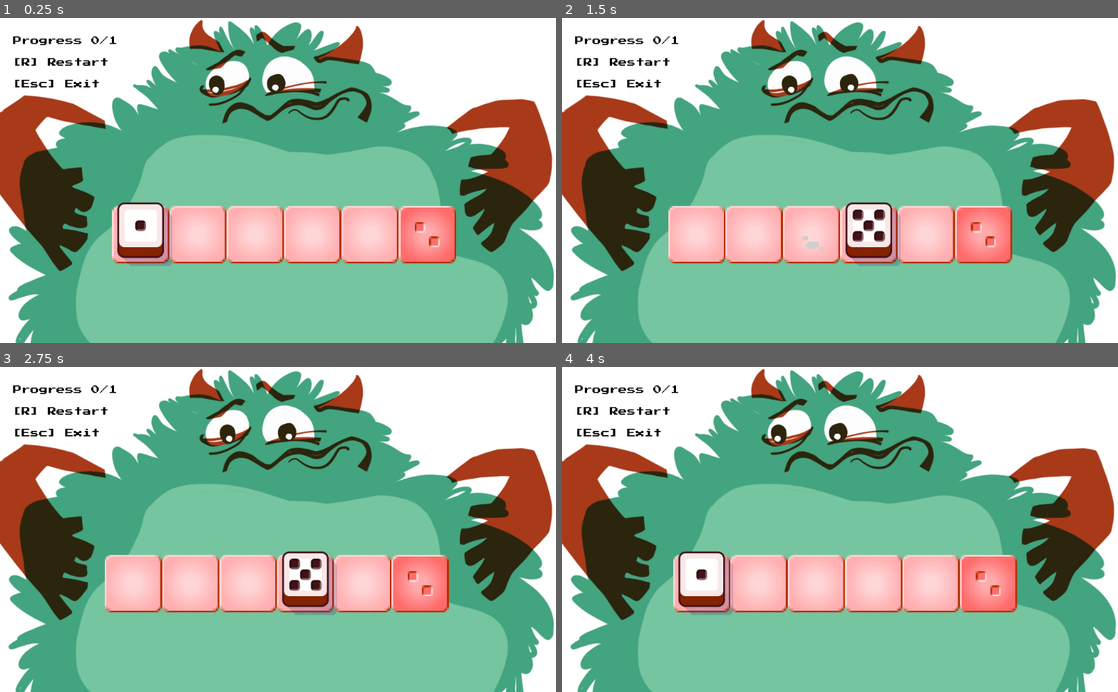
Above: before the commit, frames 1-4 (two rows, left to right).
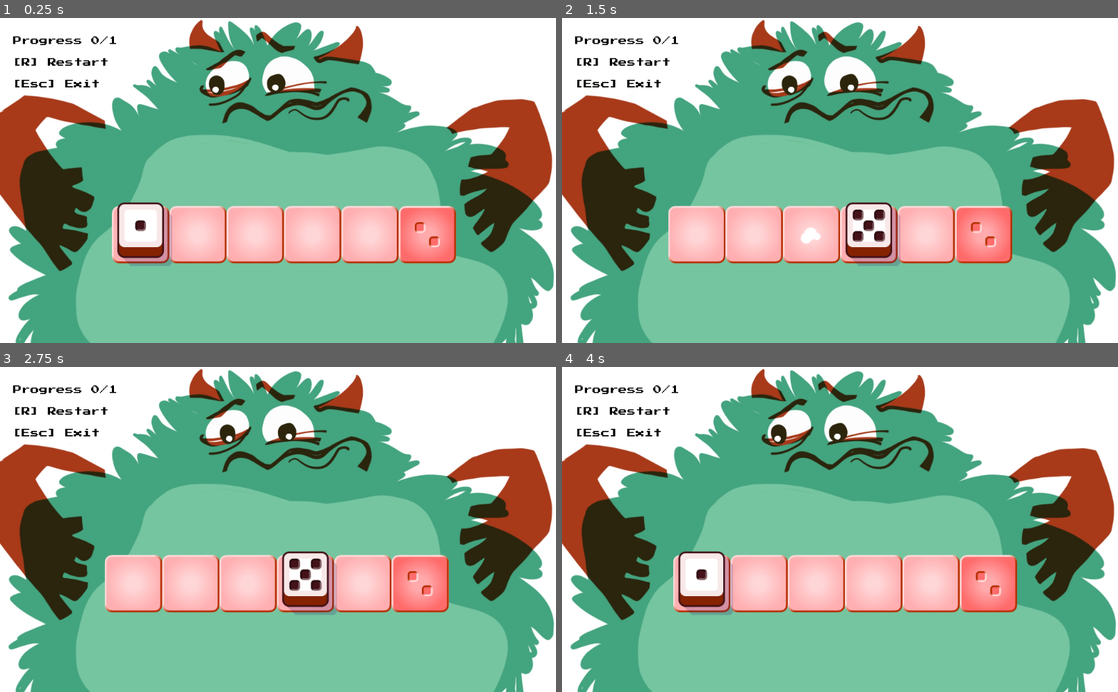
Above: after the commit, the same moments.

Repository: tonsky/GMTKJam2022
Game: Godot game, scene res://Levels/Level1.tscn
Two runs of this game, one before a commit and one after it. Both use one fixed random seed, a clock stepped at 60 frames per second and the inputs below. This scene is started directly instead of the project's main scene.
Inputs:
- Up to frame 1 (0.25 s): no input
- Up to frame 2 (1.5 s): tap Enter (ui_accept) at 0.5, 0.77 s; hold Right (move_right) 0.53-1.28 s; hold Down (move_down) from 1.28 s (still down)
- Up to frame 3 (2.75 s): tap Enter (ui_accept) at 1.52 s; release Down (move_down) at 2.03 s; hold Right (move_right) from 2.03 s (still down)
- Up to frame 4 (4 s): tap Enter (ui_accept) at 2.75, 3.02, 3.77 s; release Right (move_right) at 2.78 s; hold Up (move_up) 2.78-3.53 s; tap R (restart_level) at 3.5 s; hold Left (move_left) from 3.53 s (still down)

The runs differ from the first frame. In frame 1, 0.4% of the frame differs, in the area x 20-82%, y 57-76%; in frame 2, 0.5%, in the area x 19-81%, y 57-76%; in frame 3, 0.4%; in frame 4, 0.4%.

Commit message:
high-res tiles

Diff:
--- a/Cam.gd
+++ b/Cam.gd
@@ -8,13 +8,13 @@
 
 func update():
   var delta = (center - dice.position) / max(size.x, size.y)
-  position = center - Vector2(delta.x * 8, delta.y * 0) - Vector2(0, 100 * factor)
+  position = center - Vector2(delta.x * 32, delta.y * 0) - Vector2(0, 100 * factor)
 
 func _ready():
   var bounds = map.get_used_rect()
   size = map.map_to_world(bounds.size)
   center = map.map_to_world(bounds.position) + size * 0.5
-  factor = max(bounds.size.x / 30 / 0.66, bounds.size.y / 18 / 0.5)
+  factor = max(bounds.size.x / 30 * 4 / 0.66, bounds.size.y / 18 * 4 / 0.5)
   smoothing_enabled = false
   zoom = Vector2(factor, factor)
   update()
--- a/Core.gd
+++ b/Core.gd
@@ -3,6 +3,7 @@
 var level = 1
 var max_level = 9
 var finished = {}
+var tile_size = 128
 
 func load():
   pass
--- a/Dice.gd
+++ b/Dice.gd
@@ -83,13 +83,13 @@
 
   elif score < goal and not playing:
     if Input.is_action_pressed("move_right"):
-      speed.x = 32
+      speed.x = core.tile_size
     elif Input.is_action_pressed("move_left"):
-      speed.x = -32
+      speed.x = -core.tile_size
     elif Input.is_action_pressed("move_down"):
-      speed.y = 32
+      speed.y = core.tile_size
     elif Input.is_action_pressed("move_up"):
-      speed.y = -32
+      speed.y = -core.tile_size
     else:
       speed = Vector2.ZERO
 
--- a/Levels/Level1.tscn
+++ b/Levels/Level1.tscn
@@ -3,7 +3,7 @@
 [ext_resource path="res://Background.tscn" type="PackedScene" id=1]
 [ext_resource path="res://Dice.tscn" type="PackedScene" id=2]
 [ext_resource path="res://Cam.tscn" type="PackedScene" id=3]
-[ext_resource path="res://tiles.tres" type="TileSet" id=4]
+[ext_resource path="res://tiles_x4.tres" type="TileSet" id=4]
 [ext_resource path="res://dice_roll.tres" type="SpriteFrames" id=5]
 [ext_resource path="res://HUD.tscn" type="PackedScene" id=6]
 
@@ -13,13 +13,12 @@
 
 [node name="Floor" type="TileMap" parent="."]
 tile_set = ExtResource( 4 )
-cell_size = Vector2( 32, 32 )
+cell_size = Vector2( 128, 128 )
 format = 1
-tile_data = PoolIntArray( 393217, 0, 0, 393218, 0, 0, 393219, 0, 0, 393220, 0, 0, 393221, 0, 0, 393222, 2, 0 )
+tile_data = PoolIntArray( 0, 0, 0, 1, 0, 0, 2, 0, 0, 3, 0, 0, 4, 0, 0, 5, 2, 0 )
 
 [node name="Dice" parent="." instance=ExtResource( 2 )]
-position = Vector2( 48, 208 )
-scale = Vector2( 0.25, 0.25 )
+position = Vector2( 64, 64 )
 frames = ExtResource( 5 )
 
 [node name="Cam" parent="." instance=ExtResource( 3 )]
--- a/Levels/Level2.tscn
+++ b/Levels/Level2.tscn
@@ -3,7 +3,7 @@
 [ext_resource path="res://Background.tscn" type="PackedScene" id=1]
 [ext_resource path="res://Dice.tscn" type="PackedScene" id=2]
 [ext_resource path="res://Cam.tscn" type="PackedScene" id=3]
-[ext_resource path="res://tiles.tres" type="TileSet" id=4]
+[ext_resource path="res://tiles_x4.tres" type="TileSet" id=4]
 [ext_resource path="res://dice_roll.tres" type="SpriteFrames" id=5]
 [ext_resource path="res://HUD.tscn" type="PackedScene" id=6]
 
@@ -13,13 +13,12 @@
 
 [node name="Floor" type="TileMap" parent="."]
 tile_set = ExtResource( 4 )
-cell_size = Vector2( 32, 32 )
+cell_size = Vector2( 128, 128 )
 format = 1
-tile_data = PoolIntArray( 393217, 0, 0, 393218, 0, 0, 393219, 0, 0, 393220, 0, 0, 393221, 0, 0, 393222, 5, 0, 458754, 0, 0, 458757, 0, 0, 524290, 0, 0, 524291, 0, 0, 524292, 0, 0, 524293, 0, 0 )
+tile_data = PoolIntArray( 0, 0, 0, 1, 0, 0, 2, 0, 0, 3, 0, 0, 4, 0, 0, 5, 5, 0, 65537, 0, 0, 65540, 0, 0, 131073, 0, 0, 131074, 0, 0, 131075, 0, 0, 131076, 0, 0 )
 
 [node name="Dice" parent="." instance=ExtResource( 2 )]
-position = Vector2( 48, 208 )
-scale = Vector2( 0.25, 0.25 )
+position = Vector2( 64, 64 )
 frames = ExtResource( 5 )
 
 [node name="Cam" parent="." instance=ExtResource( 3 )]
--- a/Levels/Level3.tscn
+++ b/Levels/Level3.tscn
@@ -3,7 +3,7 @@
 [ext_resource path="res://Background.tscn" type="PackedScene" id=1]
 [ext_resource path="res://Dice.tscn" type="PackedScene" id=2]
 [ext_resource path="res://Cam.tscn" type="PackedScene" id=3]
-[ext_resource path="res://tiles.tres" type="TileSet" id=4]
+[ext_resource path="res://tiles_x4.tres" type="TileSet" id=4]
 [ext_resource path="res://dice_roll.tres" type="SpriteFrames" id=5]
 [ext_resource path="res://HUD.tscn" type="PackedScene" id=6]
 
@@ -13,13 +13,12 @@
 
 [node name="Floor" type="TileMap" parent="."]
 tile_set = ExtResource( 4 )
-cell_size = Vector2( 32, 32 )
+cell_size = Vector2( 128, 128 )
 format = 1
-tile_data = PoolIntArray( 393217, 0, 0, 393218, 0, 0, 458753, 0, 0, 458754, 1, 0 )
+tile_data = PoolIntArray( 0, 0, 0, 1, 0, 0, 65536, 0, 0, 65537, 1, 0 )
 
 [node name="Dice" parent="." instance=ExtResource( 2 )]
-position = Vector2( 48, 208 )
-scale = Vector2( 0.25, 0.25 )
+position = Vector2( 64, 64 )
 frames = ExtResource( 5 )
 
 [node name="Cam" parent="." instance=ExtResource( 3 )]
--- a/Levels/Level4.tscn
+++ b/Levels/Level4.tscn
@@ -3,7 +3,7 @@
 [ext_resource path="res://Background.tscn" type="PackedScene" id=1]
 [ext_resource path="res://Dice.tscn" type="PackedScene" id=2]
 [ext_resource path="res://Cam.tscn" type="PackedScene" id=3]
-[ext_resource path="res://tiles.tres" type="TileSet" id=4]
+[ext_resource path="res://tiles_x4.tres" type="TileSet" id=4]
 [ext_resource path="res://dice_roll.tres" type="SpriteFrames" id=5]
 [ext_resource path="res://HUD.tscn" type="PackedScene" id=6]
 
@@ -13,13 +13,12 @@
 
 [node name="Floor" type="TileMap" parent="."]
 tile_set = ExtResource( 4 )
-cell_size = Vector2( 32, 32 )
+cell_size = Vector2( 128, 128 )
 format = 1
-tile_data = PoolIntArray( 393217, 0, 0, 393218, 0, 0, 393219, 0, 0, 458753, 0, 0, 458754, 0, 0, 458755, 0, 0, 524289, 0, 0, 524290, 0, 0, 524291, 4, 0 )
+tile_data = PoolIntArray( 0, 0, 0, 1, 0, 0, 2, 0, 0, 65536, 0, 0, 65537, 0, 0, 65538, 0, 0, 131072, 0, 0, 131073, 0, 0, 131074, 4, 0 )
 
 [node name="Dice" parent="." instance=ExtResource( 2 )]
-position = Vector2( 48, 208 )
-scale = Vector2( 0.25, 0.25 )
+position = Vector2( 64, 64 )
 frames = ExtResource( 5 )
 
 [node name="Cam" parent="." instance=ExtResource( 3 )]
--- a/Levels/Level5.tscn
+++ b/Levels/Level5.tscn
@@ -3,7 +3,7 @@
 [ext_resource path="res://Background.tscn" type="PackedScene" id=1]
 [ext_resource path="res://Dice.tscn" type="PackedScene" id=2]
 [ext_resource path="res://Cam.tscn" type="PackedScene" id=3]
-[ext_resource path="res://tiles.tres" type="TileSet" id=4]
+[ext_resource path="res://tiles_x4.tres" type="TileSet" id=4]
 [ext_resource path="res://dice_roll.tres" type="SpriteFrames" id=5]
 [ext_resource path="res://HUD.tscn" type="PackedScene" id=6]
 
@@ -13,13 +13,12 @@
 
 [node name="Floor" type="TileMap" parent="."]
 tile_set = ExtResource( 4 )
-cell_size = Vector2( 32, 32 )
+cell_size = Vector2( 128, 128 )
 format = 1
-tile_data = PoolIntArray( 327680, 1, 0, 327681, 0, 0, 327682, 1, 0, 393216, 0, 0, 393217, 0, 0, 393218, 0, 0, 458752, 1, 0, 458753, 0, 0, 458754, 1, 0 )
+tile_data = PoolIntArray( 0, 1, 0, 1, 0, 0, 2, 1, 0, 65536, 0, 0, 65537, 0, 0, 65538, 0, 0, 131072, 1, 0, 131073, 0, 0, 131074, 1, 0 )
 
 [node name="Dice" parent="." instance=ExtResource( 2 )]
-position = Vector2( 48, 208 )
-scale = Vector2( 0.25, 0.25 )
+position = Vector2( 192, 192 )
 frames = ExtResource( 5 )
 
 [node name="Cam" parent="." instance=ExtResource( 3 )]
--- a/Levels/Level6.tscn
+++ b/Levels/Level6.tscn
@@ -3,7 +3,7 @@
 [ext_resource path="res://Background.tscn" type="PackedScene" id=1]
 [ext_resource path="res://Dice.tscn" type="PackedScene" id=2]
 [ext_resource path="res://Cam.tscn" type="PackedScene" id=3]
-[ext_resource path="res://tiles.tres" type="TileSet" id=4]
+[ext_resource path="res://tiles_x4.tres" type="TileSet" id=4]
 [ext_resource path="res://dice_roll.tres" type="SpriteFrames" id=5]
 [ext_resource path="res://HUD.tscn" type="PackedScene" id=6]
 
@@ -13,13 +13,12 @@
 
 [node name="Floor" type="TileMap" parent="."]
 tile_set = ExtResource( 4 )
-cell_size = Vector2( 32, 32 )
+cell_size = Vector2( 128, 128 )
 format = 1
-tile_data = PoolIntArray( 327680, 0, 0, 327681, 0, 0, 327682, 0, 0, 393216, 0, 0, 393217, 6, 0, 393218, 0, 0, 458752, 0, 0, 458753, 0, 0, 458754, 0, 0 )
+tile_data = PoolIntArray( 0, 0, 0, 1, 0, 0, 2, 0, 0, 65536, 0, 0, 65537, 6, 0, 65538, 0, 0, 131072, 0, 0, 131073, 0, 0, 131074, 0, 0 )
 
 [node name="Dice" parent="." instance=ExtResource( 2 )]
-position = Vector2( 48, 208 )
-scale = Vector2( 0.25, 0.25 )
+position = Vector2( 192, 192 )
 frames = ExtResource( 5 )
 
 [node name="Cam" parent="." instance=ExtResource( 3 )]
--- a/Levels/Level7.tscn
+++ b/Levels/Level7.tscn
@@ -3,7 +3,7 @@
 [ext_resource path="res://Background.tscn" type="PackedScene" id=1]
 [ext_resource path="res://Dice.tscn" type="PackedScene" id=2]
 [ext_resource path="res://Cam.tscn" type="PackedScene" id=3]
-[ext_resource path="res://tiles.tres" type="TileSet" id=4]
+[ext_resource path="res://tiles_x4.tres" type="TileSet" id=4]
 [ext_resource path="res://dice_roll.tres" type="SpriteFrames" id=5]
 [ext_resource path="res://HUD.tscn" type="PackedScene" id=6]
 
@@ -13,13 +13,12 @@
 
 [node name="Floor" type="TileMap" parent="."]
 tile_set = ExtResource( 4 )
-cell_size = Vector2( 32, 32 )
+cell_size = Vector2( 128, 128 )
 format = 1
-tile_data = PoolIntArray( 393217, 0, 0, 393218, 0, 0, 393219, 0, 0, 393220, 0, 0, 458753, 0, 0, 458756, 0, 0, 524289, 0, 0, 524292, 0, 0, 589825, 0, 0, 589826, 0, 0, 589827, 0, 0, 589828, 5, 0 )
+tile_data = PoolIntArray( 0, 0, 0, 1, 0, 0, 2, 0, 0, 3, 0, 0, 65536, 0, 0, 65539, 0, 0, 131072, 0, 0, 131075, 0, 0, 196608, 0, 0, 196609, 0, 0, 196610, 0, 0, 196611, 5, 0 )
 
 [node name="Dice" parent="." instance=ExtResource( 2 )]
-position = Vector2( 48, 208 )
-scale = Vector2( 0.25, 0.25 )
+position = Vector2( 64, 64 )
 frames = ExtResource( 5 )
 
 [node name="Cam" parent="." instance=ExtResource( 3 )]
--- a/Levels/Level8.tscn
+++ b/Levels/Level8.tscn
@@ -1,7 +1,7 @@
 [gd_scene load_steps=7 format=2]
 
 [ext_resource path="res://HUD.tscn" type="PackedScene" id=1]
-[ext_resource path="res://tiles.tres" type="TileSet" id=2]
+[ext_resource path="res://tiles_x4.tres" type="TileSet" id=2]
 [ext_resource path="res://Dice.tscn" type="PackedScene" id=3]
 [ext_resource path="res://Cam.tscn" type="PackedScene" id=4]
 [ext_resource path="res://Background.tscn" type="PackedScene" id=5]
@@ -13,13 +13,12 @@
 
 [node name="Floor" type="TileMap" parent="."]
 tile_set = ExtResource( 2 )
-cell_size = Vector2( 32, 32 )
+cell_size = Vector2( 128, 128 )
 format = 1
-tile_data = PoolIntArray( 327681, 0, 0, 327682, 0, 0, 327683, 0, 0, 327684, 0, 0, 327685, 0, 0, 327686, 0, 0, 327687, 0, 0, 327688, 0, 0, 393217, 0, 0, 393218, 1, 0, 393219, 2, 0, 393220, 3, 0, 393221, 4, 0, 393222, 5, 0, 393223, 6, 0, 393224, 0, 0, 458753, 0, 0, 458754, 0, 0, 458755, 0, 0, 458756, 0, 0, 458757, 0, 0, 458758, 0, 0, 458759, 0, 0, 458760, 0, 0 )
+tile_data = PoolIntArray( 0, 0, 0, 1, 0, 0, 2, 0, 0, 3, 0, 0, 4, 0, 0, 5, 0, 0, 6, 0, 0, 7, 0, 0, 65536, 0, 0, 65537, 1, 0, 65538, 2, 0, 65539, 3, 0, 65540, 4, 0, 65541, 5, 0, 65542, 6, 0, 65543, 0, 0, 131072, 0, 0, 131073, 0, 0, 131074, 0, 0, 131075, 0, 0, 131076, 0, 0, 131077, 0, 0, 131078, 0, 0, 131079, 0, 0 )
 
 [node name="Dice" parent="." instance=ExtResource( 3 )]
-position = Vector2( 48, 208 )
-scale = Vector2( 0.25, 0.25 )
+position = Vector2( 64, 192 )
 frames = ExtResource( 6 )
 
 [node name="Cam" parent="." instance=ExtResource( 4 )]
--- a/Levels/Level9.tscn
+++ b/Levels/Level9.tscn
@@ -3,7 +3,7 @@
 [ext_resource path="res://Background.tscn" type="PackedScene" id=1]
 [ext_resource path="res://Dice.tscn" type="PackedScene" id=2]
 [ext_resource path="res://Cam.tscn" type="PackedScene" id=3]
-[ext_resource path="res://tiles.tres" type="TileSet" id=4]
+[ext_resource path="res://tiles_x4.tres" type="TileSet" id=4]
 [ext_resource path="res://dice_roll.tres" type="SpriteFrames" id=5]
 [ext_resource path="res://HUD.tscn" type="PackedScene" id=6]
 
@@ -13,13 +13,12 @@
 
 [node name="Floor" type="TileMap" parent="."]
 tile_set = ExtResource( 4 )
-cell_size = Vector2( 32, 32 )
+cell_size = Vector2( 128, 128 )
 format = 1
-tile_data = PoolIntArray( 327681, 0, 0, 327682, 0, 0, 393217, 0, 0, 393218, 0, 0, 393219, 2, 0, 393220, 6, 0, 393221, 5, 0, 393222, 1, 0, 393223, 2, 0, 393224, 5, 0, 458753, 0, 0, 458754, 0, 0 )
+tile_data = PoolIntArray( 0, 0, 0, 1, 0, 0, 65536, 0, 0, 65537, 0, 0, 65538, 2, 0, 65539, 6, 0, 65540, 5, 0, 65541, 1, 0, 65542, 2, 0, 65543, 5, 0, 131072, 0, 0, 131073, 0, 0 )
 
 [node name="Dice" parent="." instance=ExtResource( 2 )]
-position = Vector2( 80, 208 )
-scale = Vector2( 0.25, 0.25 )
+position = Vector2( 192, 192 )
 frames = ExtResource( 5 )
 
 [node name="Cam" parent="." instance=ExtResource( 3 )]
--- a/Match.tscn
+++ b/Match.tscn
@@ -47,7 +47,6 @@
 } ]
 
 [node name="Match" type="AnimatedSprite"]
-scale = Vector2( 0.25, 0.25 )
 frames = SubResource( 44 )
 script = ExtResource( 1 )
 
--- a/Smoke.tscn
+++ b/Smoke.tscn
@@ -1,38 +1,44 @@
 [gd_scene load_steps=9 format=2]
 
 [ext_resource path="res://Smoke.gd" type="Script" id=1]
-[ext_resource path="res://Textures/Sprites.png" type="Texture" id=2]
+[ext_resource path="res://Textures/smoke.png" type="Texture" id=2]
 
-[sub_resource type="AtlasTexture" id=39]
+[sub_resource type="AtlasTexture" id=9]
+flags = 4
 atlas = ExtResource( 2 )
-region = Rect2( 224, 64, 32, 32 )
+region = Rect2( 0, 0, 256, 256 )
 
-[sub_resource type="AtlasTexture" id=40]
+[sub_resource type="AtlasTexture" id=10]
+flags = 4
 atlas = ExtResource( 2 )
-region = Rect2( 256, 64, 32, 32 )
+region = Rect2( 256, 0, 256, 256 )
 
-[sub_resource type="AtlasTexture" id=41]
+[sub_resource type="AtlasTexture" id=11]
+flags = 4
 atlas = ExtResource( 2 )
-region = Rect2( 288, 64, 32, 32 )
+region = Rect2( 512, 0, 256, 256 )
 
-[sub_resource type="AtlasTexture" id=42]
+[sub_resource type="AtlasTexture" id=12]
+flags = 4
 atlas = ExtResource( 2 )
-region = Rect2( 320, 64, 32, 32 )
+region = Rect2( 768, 0, 256, 256 )
 
-[sub_resource type="AtlasTexture" id=43]
+[sub_resource type="AtlasTexture" id=13]
+flags = 4
 atlas = ExtResource( 2 )
-region = Rect2( 352, 64, 32, 32 )
+region = Rect2( 1024, 0, 256, 256 )
 
-[sub_resource type="SpriteFrames" id=44]
+[sub_resource type="SpriteFrames" id=8]
 animations = [ {
-"frames": [ null, null, null, SubResource( 39 ), SubResource( 40 ), SubResource( 41 ), SubResource( 42 ), SubResource( 43 ) ],
+"frames": [ null, null, null, SubResource( 9 ), SubResource( 10 ), SubResource( 11 ), SubResource( 12 ), SubResource( 13 ) ],
 "loop": false,
 "name": "default",
 "speed": 20.0
 } ]
 
 [node name="Smoke" type="AnimatedSprite"]
-frames = SubResource( 44 )
+frames = SubResource( 8 )
+frame = 1
 script = ExtResource( 1 )
 
 [connection signal="animation_finished" from="." to="." method="_on_animation_finished"]
--- a/tiles.tres
+++ b/tiles_x4.tres
@@ -1,13 +1,13 @@
 [gd_resource type="TileSet" load_steps=2 format=2]
 
-[ext_resource path="res://Textures/tiles.png" type="Texture" id=1]
+[ext_resource path="res://Textures/tiles@4x.png" type="Texture" id=1]
 
 [resource]
 0/name = "floor"
 0/texture = ExtResource( 1 )
 0/tex_offset = Vector2( 0, 0 )
 0/modulate = Color( 1, 1, 1, 1 )
-0/region = Rect2( 0, 0, 32, 32 )
+0/region = Rect2( 0, 0, 128, 128 )
 0/tile_mode = 0
 0/occluder_offset = Vector2( 0, 0 )
 0/navigation_offset = Vector2( 0, 0 )
@@ -21,7 +21,7 @@
 1/texture = ExtResource( 1 )
 1/tex_offset = Vector2( 0, 0 )
 1/modulate = Color( 1, 1, 1, 1 )
-1/region = Rect2( 32, 0, 32, 32 )
+1/region = Rect2( 128, 0, 128, 128 )
 1/tile_mode = 0
 1/occluder_offset = Vector2( 0, 0 )
 1/navigation_offset = Vector2( 0, 0 )
@@ -35,7 +35,7 @@
 2/texture = ExtResource( 1 )
 2/tex_offset = Vector2( 0, 0 )
 2/modulate = Color( 1, 1, 1, 1 )
-2/region = Rect2( 64, 0, 32, 32 )
+2/region = Rect2( 256, 0, 128, 128 )
 2/tile_mode = 0
 2/occluder_offset = Vector2( 0, 0 )
 2/navigation_offset = Vector2( 0, 0 )
@@ -49,7 +49,7 @@
 3/texture = ExtResource( 1 )
 3/tex_offset = Vector2( 0, 0 )
 3/modulate = Color( 1, 1, 1, 1 )
-3/region = Rect2( 96, 0, 32, 32 )
+3/region = Rect2( 384, 0, 128, 128 )
 3/tile_mode = 0
 3/occluder_offset = Vector2( 0, 0 )
 3/navigation_offset = Vector2( 0, 0 )
@@ -63,7 +63,7 @@
 4/texture = ExtResource( 1 )
 4/tex_offset = Vector2( 0, 0 )
 4/modulate = Color( 1, 1, 1, 1 )
-4/region = Rect2( 128, 0, 32, 32 )
+4/region = Rect2( 512, 0, 128, 128 )
 4/tile_mode = 0
 4/occluder_offset = Vector2( 0, 0 )
 4/navigation_offset = Vector2( 0, 0 )
@@ -77,7 +77,7 @@
 5/texture = ExtResource( 1 )
 5/tex_offset = Vector2( 0, 0 )
 5/modulate = Color( 1, 1, 1, 1 )
-5/region = Rect2( 160, 0, 32, 32 )
+5/region = Rect2( 640, 0, 128, 128 )
 5/tile_mode = 0
 5/occluder_offset = Vector2( 0, 0 )
 5/navigation_offset = Vector2( 0, 0 )
@@ -91,7 +91,7 @@
 6/texture = ExtResource( 1 )
 6/tex_offset = Vector2( 0, 0 )
 6/modulate = Color( 1, 1, 1, 1 )
-6/region = Rect2( 192, 0, 32, 32 )
+6/region = Rect2( 768, 0, 128, 128 )
 6/tile_mode = 0
 6/occluder_offset = Vector2( 0, 0 )
 6/navigation_offset = Vector2( 0, 0 )
@@ -105,7 +105,7 @@
 7/texture = ExtResource( 1 )
 7/tex_offset = Vector2( 0, 0 )
 7/modulate = Color( 1, 1, 1, 1 )
-7/region = Rect2( 32, 32, 32, 32 )
+7/region = Rect2( 128, 128, 128, 128 )
 7/tile_mode = 0
 7/occluder_offset = Vector2( 0, 0 )
 7/navigation_offset = Vector2( 0, 0 )
@@ -119,7 +119,7 @@
 8/texture = ExtResource( 1 )
 8/tex_offset = Vector2( 0, 0 )
 8/modulate = Color( 1, 1, 1, 1 )
-8/region = Rect2( 64, 32, 32, 32 )
+8/region = Rect2( 256, 128, 128, 128 )
 8/tile_mode = 0
 8/occluder_offset = Vector2( 0, 0 )
 8/navigation_offset = Vector2( 0, 0 )
@@ -129,11 +129,11 @@
 8/shape_one_way_margin = 0.0
 8/shapes = [  ]
 8/z_index = 0
-9/name = "three_full"
+9/name = "four_full"
 9/texture = ExtResource( 1 )
 9/tex_offset = Vector2( 0, 0 )
 9/modulate = Color( 1, 1, 1, 1 )
-9/region = Rect2( 96, 32, 32, 32 )
+9/region = Rect2( 512, 128, 128, 128 )
 9/tile_mode = 0
 9/occluder_offset = Vector2( 0, 0 )
 9/navigation_offset = Vector2( 0, 0 )
@@ -143,11 +143,11 @@
 9/shape_one_way_margin = 0.0
 9/shapes = [  ]
 9/z_index = 0
-10/name = "four_full"
+10/name = "five_full"
 10/texture = ExtResource( 1 )
 10/tex_offset = Vector2( 0, 0 )
 10/modulate = Color( 1, 1, 1, 1 )
-10/region = Rect2( 128, 32, 32, 32 )
+10/region = Rect2( 640, 128, 128, 128 )
 10/tile_mode = 0
 10/occluder_offset = Vector2( 0, 0 )
 10/navigation_offset = Vector2( 0, 0 )
@@ -157,11 +157,11 @@
 10/shape_one_way_margin = 0.0
 10/shapes = [  ]
 10/z_index = 0
-11/name = "five_full"
+11/name = "six_full"
 11/texture = ExtResource( 1 )
 11/tex_offset = Vector2( 0, 0 )
 11/modulate = Color( 1, 1, 1, 1 )
-11/region = Rect2( 160, 32, 32, 32 )
+11/region = Rect2( 768, 128, 128, 128 )
 11/tile_mode = 0
 11/occluder_offset = Vector2( 0, 0 )
 11/navigation_offset = Vector2( 0, 0 )
@@ -171,11 +171,11 @@
 11/shape_one_way_margin = 0.0
 11/shapes = [  ]
 11/z_index = 0
-12/name = "six_full"
+12/name = "three_full"
 12/texture = ExtResource( 1 )
 12/tex_offset = Vector2( 0, 0 )
 12/modulate = Color( 1, 1, 1, 1 )
-12/region = Rect2( 192, 32, 32, 32 )
+12/region = Rect2( 384, 128, 128, 128 )
 12/tile_mode = 0
 12/occluder_offset = Vector2( 0, 0 )
 12/navigation_offset = Vector2( 0, 0 )
Binary file added: Textures/smoke.png
Not shown, added: Textures/smoke.png.import
Binary file added: Textures/tiles@4x.png
Not shown, added: Textures/tiles@4x.png.import
